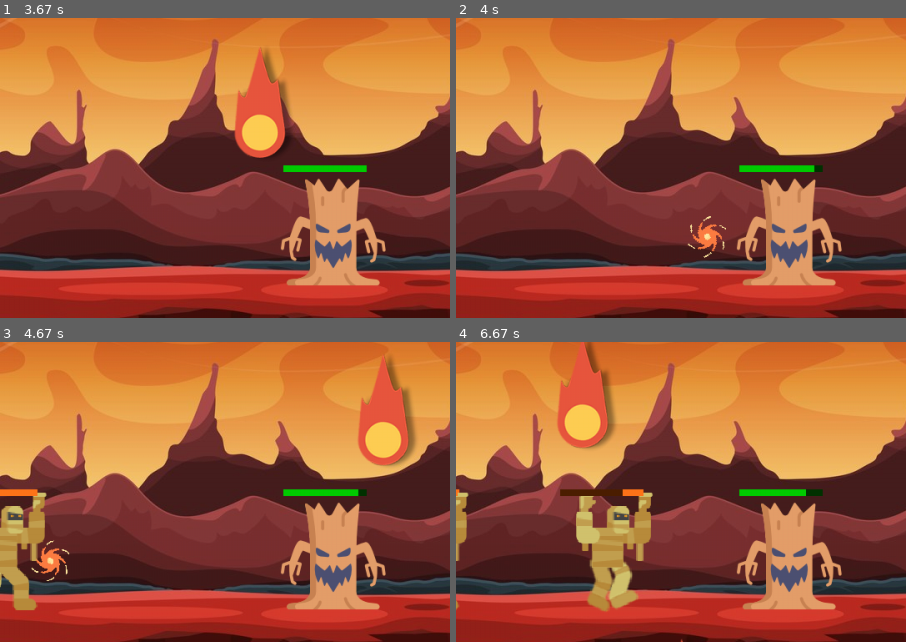
Above: before the commit, frames 1-4 (two rows, left to right).
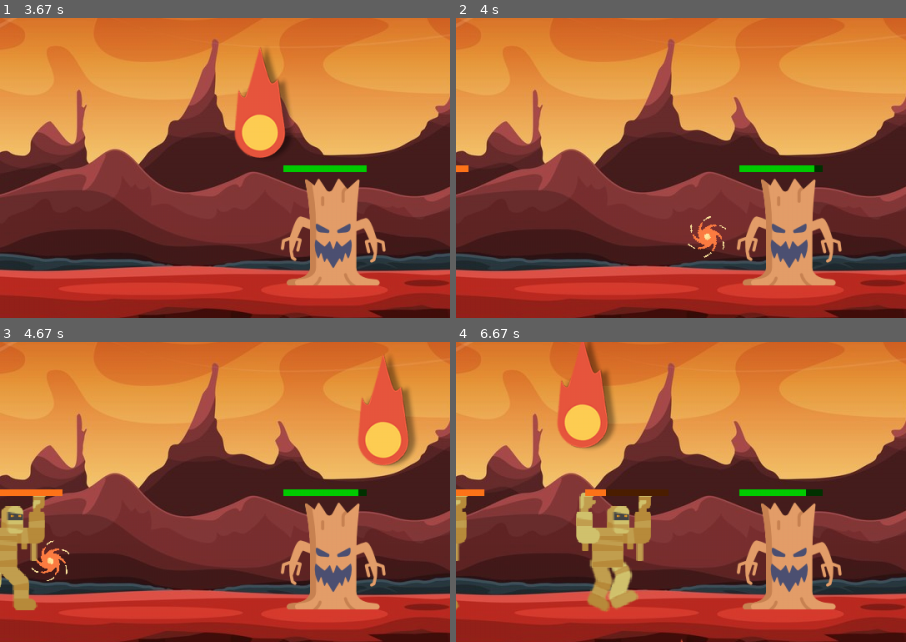
Above: after the commit, the same moments.

Repository: fsvoboda62/pygame2
Game: pygame game, started from main.py
Two runs of this game, one before a commit and one after it. Both use one fixed random seed, a clock stepped at 60 frames per second and the inputs below.
Inputs:
- Up to frame 1 (3.67 s): tap E at 0.33, 1.65, 2.78 s; hold Up 0.67-1.13 s; hold Down 1.17-1.47 s; hold Up 1.5-1.87 s; hold Down 1.9-2.27 s; hold Up 2.3-2.6 s; hold Down 2.63-2.93 s; hold Up 2.97-3.33 s; hold Down from 3.37 s (still down)
- Up to frame 2 (4 s): release Down at 3.73 s; hold Up from 3.77 s (still down); tap E at 3.92 s
- Up to frame 3 (4.67 s): release Up at 4.07 s; hold Down 4.1-4.4 s; hold Up from 4.43 s (still down)
- Up to frame 4 (6.67 s): release Up at 4.8 s; hold Down 4.83-5.2 s; tap E at 4.98, 6.05 s; hold Up 5.23-5.53 s; hold Down 5.57-5.87 s; hold Up 5.9-6.27 s; hold Down from 6.3 s (still down)
The pictures show only the part of the screen within x 0-50%, y 48-98%; the shares and areas given below are measured in that part.

Frame 1 is identical in both runs. In frame 2, less than 0.1% of the frame differs, in the area x 0-3%, y 49-52%; in frame 3, 0.1%; in frame 4, 0.6%, in the area x 0-48%, y 49-52%.

Commit message:
Barvie du monstre

Diff:
--- a/main.py
+++ b/main.py
@@ -93,8 +93,6 @@
     game.all_monsters.draw(screen)
     game.all_meteorites.draw(screen)
 
-
-
     #mise a jour de l'ecran
     pygame.display.flip()
 
--- a/monster.py
+++ b/monster.py
@@ -60,7 +60,7 @@
                 self.marche = 0
             self.image = self.images[self.marche]
             self.image = pygame.transform.scale(self.image,(self.scale,self.scale))
-            self.barprogress()
+
 
             if self.type_monster == 1:
                 self.rect.x -= self.velocity
@@ -71,6 +71,8 @@
                 self.rect.x += self.velocity
                 if self.rect.x > self.x_max:
                     self.remove()
+            self.barprogress()
+
         else:
             print("collision monster avec player")
             self.game.player.touched(self)
